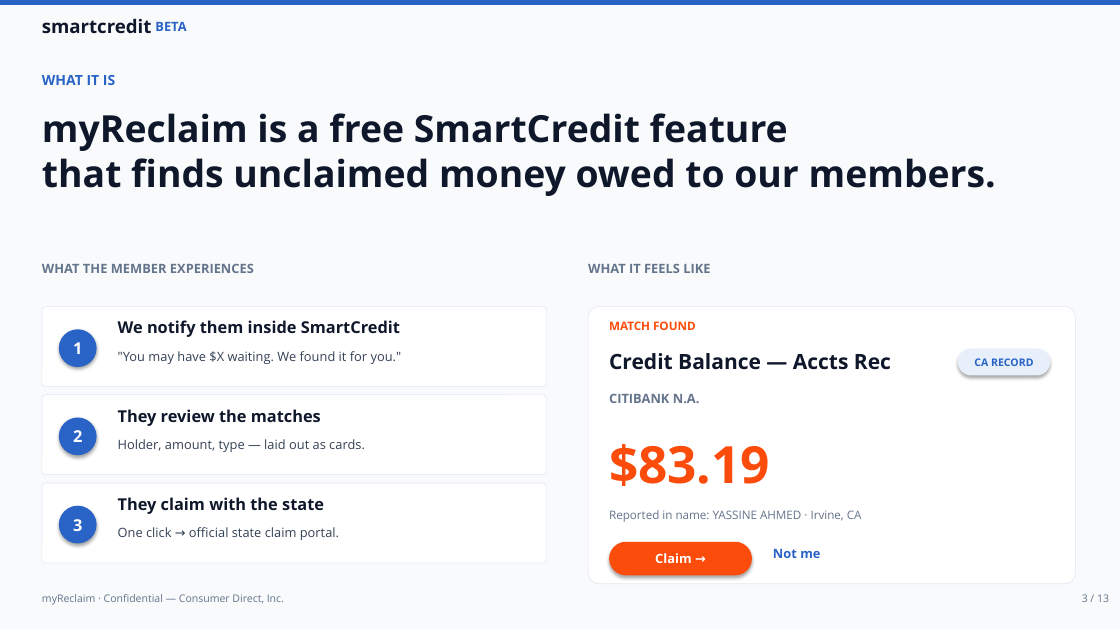
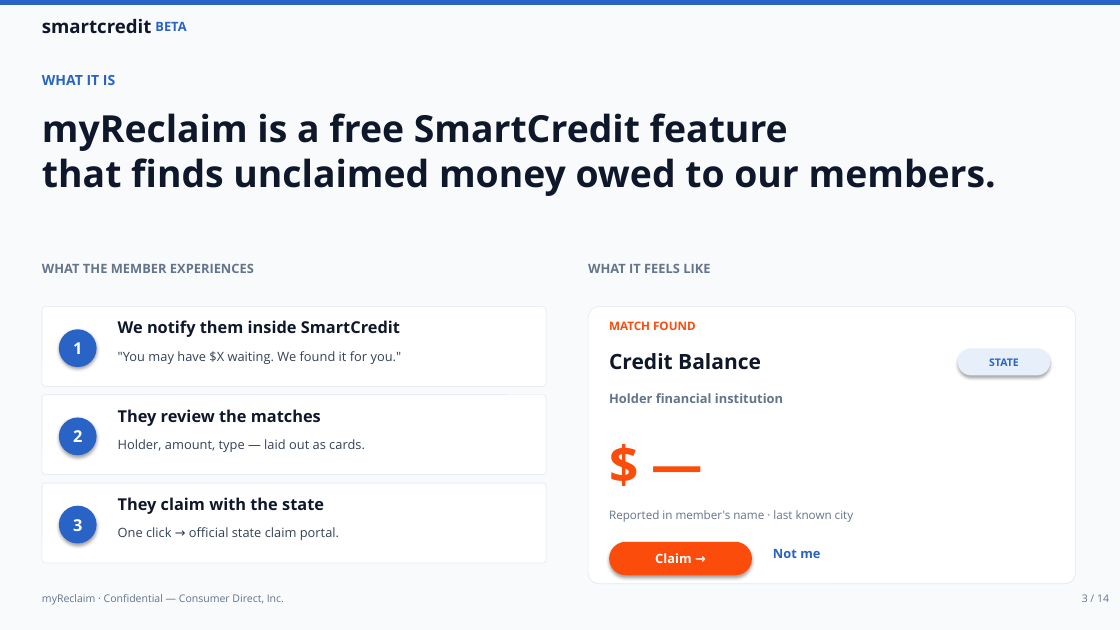
Before and after one commit to ahmedyassineconsumerdirect/cd-getmymoney, a slide deck: slide 3 of myReclaim-Exec-Deck.pptx. Drawn at 1120x630 pixels with LibreOffice and Linux fonts; fonts in the diff are those of the drawing. Boxes give left, top, right and bottom in pixels: in the first picture for what was removed or moved away, otherwise in the second. Text is boxed around its words. In the diff, an @@ line names an element or a change of style, - is before the commit and + after.

```diff
--- a/myReclaim-Exec-Deck.pptx
+++ b/myReclaim-Exec-Deck.pptx
@@ text at (x1=609, y1=353, x2=761, y2=370): text changed @@
-Credit Balance — Accts Rec
+Credit Balance
@@ text in rounded rectangle at (x1=989, y1=358, x2=1019, y2=366): text changed @@
-CA RECORD
+STATE
@@ text at (x1=609, y1=393, x2=783, y2=403): text changed @@
-CITIBANK N.A.
+Holder financial institution
@@ text at (x1=609, y1=444, x2=770, y2=486): text changed @@
-$83.19
+$ —
@@ text at (x1=609, y1=510, x2=853, y2=522): text changed @@
-Reported in name: YASSINE AHMED · Irvine, CA
+Reported in member's name · last known city
@@ text at (x1=1082, y1=594, x2=1109, y2=602): text changed @@
-3 / 13
+3 / 14
```
Also in this commit, not shown: 10 other slides changed, 1 slide added, 4 other files.
